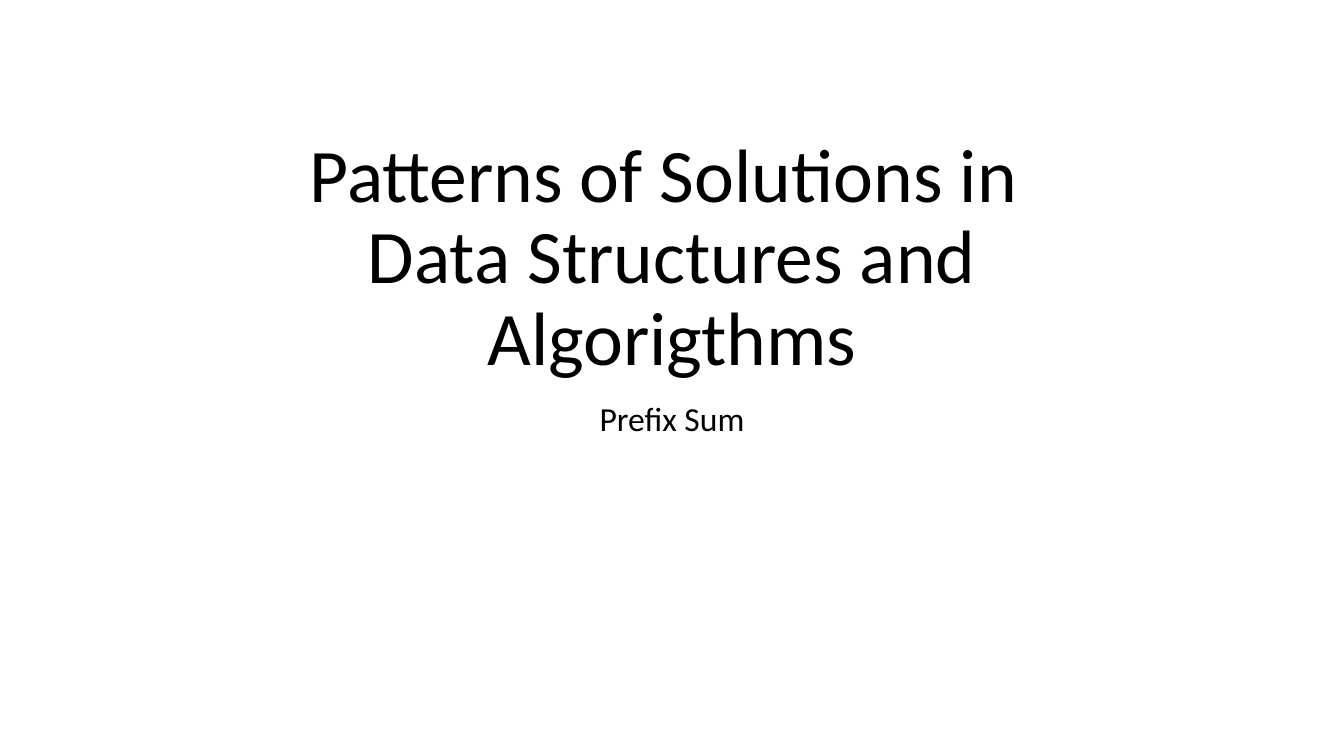
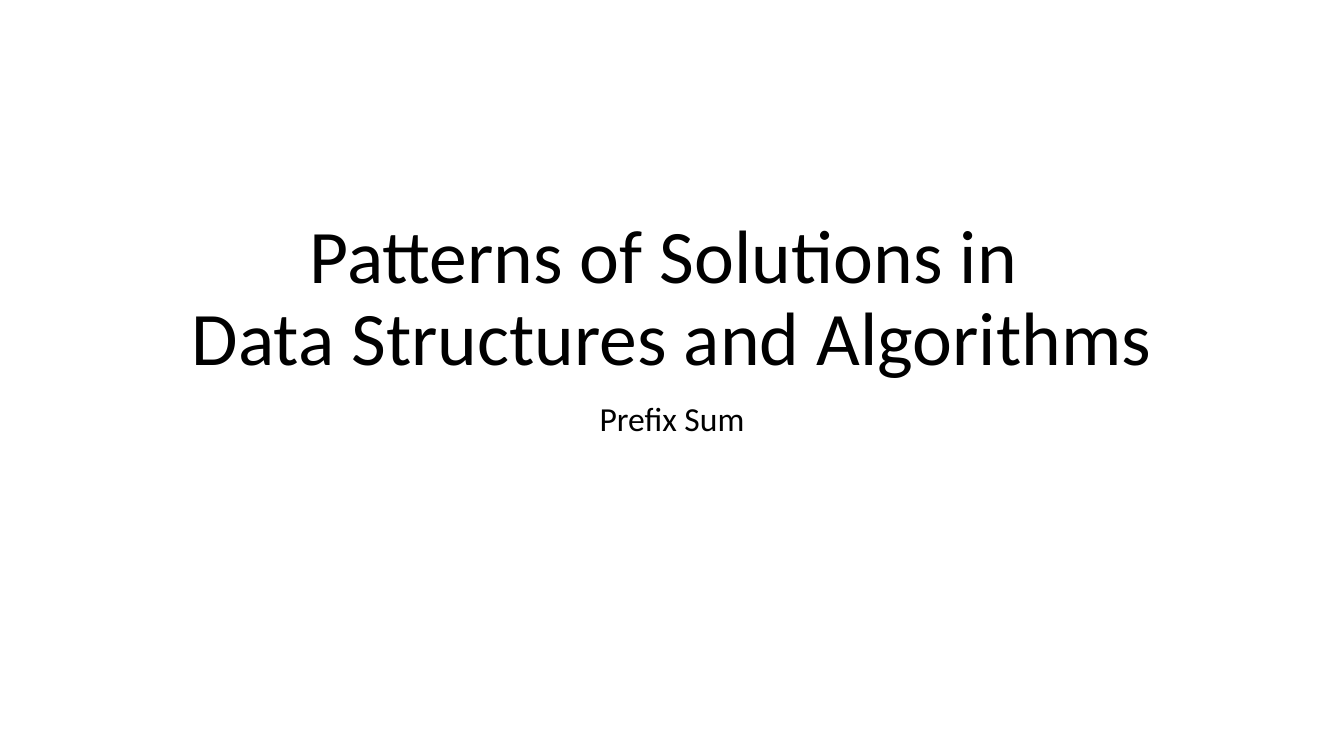
Before and after one commit to calmond1/SubarraySum, a slide deck: slide 1 of presentation/PrefixSum.pptx. Drawn at 1344x756 pixels with LibreOffice and Linux fonts; fonts in the diff are those of the drawing. Boxes give left, top, right and bottom in pixels: in the first picture for what was removed or moved away, otherwise in the second. Text is boxed around its words. In the diff, an @@ line names an element or a change of style, - is before the commit and + after.

Commit message:
Fixed typo in PPT

```diff
--- a/presentation/PrefixSum.pptx
+++ b/presentation/PrefixSum.pptx
@@ title at (192,230,1151,378): text changed @@
-Patterns of Solutions in
-Data Structures and Algorigthms
+Patterns of Solutions in
+Data Structures and Algorithms
```
